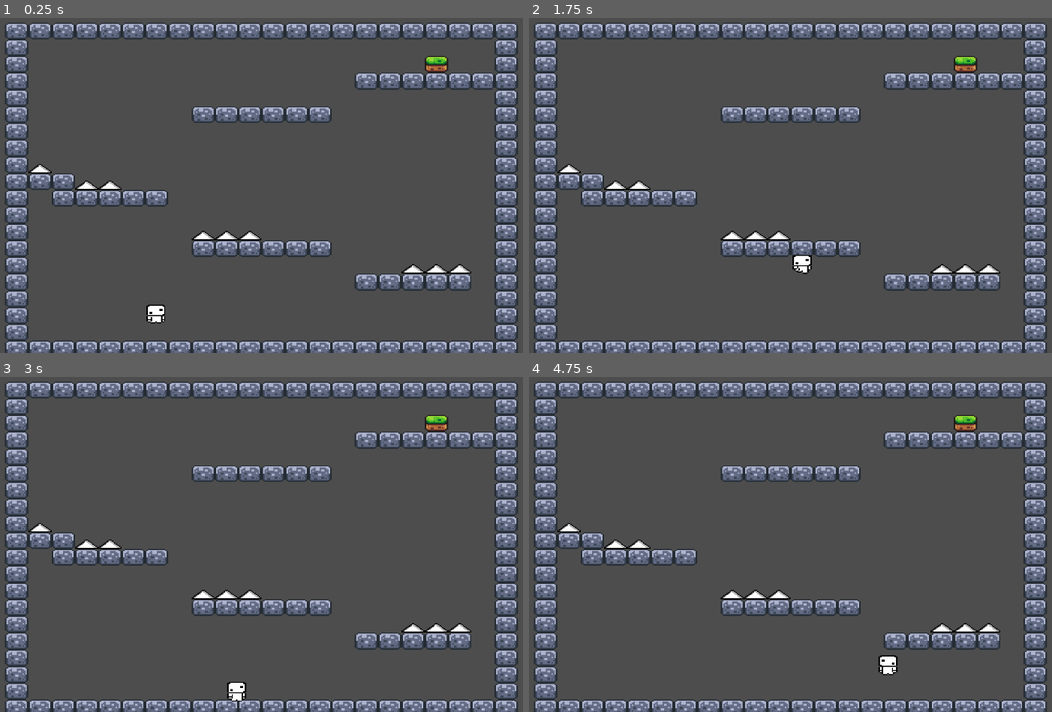
Above: before the commit, frames 1-4 (two rows, left to right).
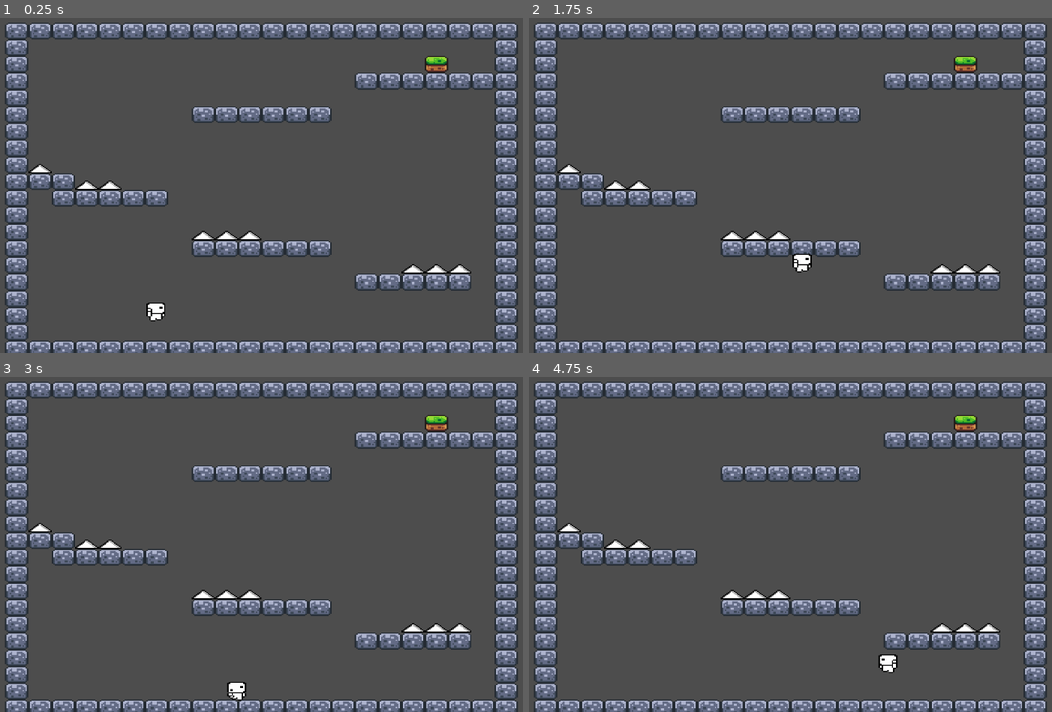
Above: after the commit, the same moments.

Repository: Guillermo-Leal/BiDimensional
Game: Godot game, scene res://scenes/node_2d.tscn
The game is run twice, just before and just after one commit, with the same random seed, the same clock (stepped at 60 frames per second) and the same inputs.
Inputs:
- Up to frame 1 (0.25 s): no input
- Up to frame 2 (1.75 s): tap Enter (ui_accept) at 0.5, 0.77, 1.52 s; hold Right (ui_right) from 0.53 s (still down)
- Up to frame 3 (3 s): release Right (ui_right) at 2.03 s; hold Left (ui_left) 2.03-2.78 s; hold Right (ui_right) from 2.78 s (still down)
- Up to frame 4 (4.75 s): tap Enter (ui_accept) at 3.02, 3.77, 4.52 s; release Right (ui_right) at 4.28 s; hold Left (ui_left) from 4.28 s (still down)

The runs differ from the first frame. In frame 1, 0.1% of the frame differs, in the area x 27-32%, y 85-92%; in frame 2, 0.1%; in frame 3, less than 0.1%; in frame 4, 0.1%.

Commit message:
JumpAnim

Diff:
--- a/bi-dimensional/project.godot
+++ b/bi-dimensional/project.godot
@@ -8,11 +8,15 @@
 
 config_version=5
 
+[animation]
+
+compatibility/default_parent_skeleton_in_mesh_instance_3d=true
+
 [application]
 
 config/name="Bi-dimensional"
 run/main_scene="uid://bmt4i0bpmxhj4"
-config/features=PackedStringArray("4.5", "Forward Plus")
+config/features=PackedStringArray("4.6", "Forward Plus")
 config/icon="res://icon.svg"
 
 [rendering]
--- a/bi-dimensional/scenes/fdp.tscn
+++ b/bi-dimensional/scenes/fdp.tscn
@@ -34,6 +34,14 @@
 [sub_resource type="AtlasTexture" id="AtlasTexture_dd465"]
 atlas = ExtResource("1_f50pn")
 region = Rect2(96, 0, 32, 32)
+
+[sub_resource type="AtlasTexture" id="AtlasTexture_j2x0g"]
+atlas = ExtResource("1_f50pn")
+region = Rect2(0, 160, 32, 32)
+
+[sub_resource type="AtlasTexture" id="AtlasTexture_jgx8n"]
+atlas = ExtResource("1_f50pn")
+region = Rect2(32, 160, 32, 32)
 
 [sub_resource type="AtlasTexture" id="AtlasTexture_4ep0n"]
 atlas = ExtResource("1_f50pn")
@@ -110,6 +118,17 @@
 }, {
 "frames": [{
 "duration": 1.0,
+"texture": SubResource("AtlasTexture_j2x0g")
+}, {
+"duration": 1.0,
+"texture": SubResource("AtlasTexture_jgx8n")
+}],
+"loop": true,
+"name": &"jump",
+"speed": 3.0
+}, {
+"frames": [{
+"duration": 1.0,
 "texture": SubResource("AtlasTexture_4ep0n")
 }, {
 "duration": 1.0,
@@ -141,18 +160,19 @@
 [sub_resource type="RectangleShape2D" id="RectangleShape2D_mn0ii"]
 size = Vector2(7.5, 15)
 
-[node name="CharacterBody2D" type="CharacterBody2D"]
+[node name="CharacterBody2D" type="CharacterBody2D" unique_id=1639992757]
 position = Vector2(-6, -1)
 collision_layer = 2
 script = ExtResource("1_4ep0n")
 
-[node name="AnimatedSprite2D" type="AnimatedSprite2D" parent="."]
+[node name="AnimatedSprite2D" type="AnimatedSprite2D" parent="." unique_id=1092195221]
 position = Vector2(-1, -8)
 sprite_frames = SubResource("SpriteFrames_lhvu3")
-animation = &"death"
+animation = &"jump"
 autoplay = "idle"
+frame_progress = 0.7238757
 
-[node name="CollisionShape2D" type="CollisionShape2D" parent="."]
+[node name="CollisionShape2D" type="CollisionShape2D" parent="." unique_id=1245950253]
 position = Vector2(-0.25, -3.5)
 shape = SubResource("RectangleShape2D_mn0ii")
 
--- a/bi-dimensional/scripts/fdp.gd
+++ b/bi-dimensional/scripts/fdp.gd
@@ -31,6 +31,8 @@
 			animated_sprite_2d.play("idle")
 		else:
 			animated_sprite_2d.play("movementLeft")
+	else:
+		animated_sprite_2d.play("jump")
 	if direction:
 		velocity.x = direction * SPEED
 	else:
Not shown: 1 places in bi-dimensional/scenes/fdp.tscn that only renumber resources
Binary file changed: bi-dimensional/sprites/pixil-frame-0_1.png
